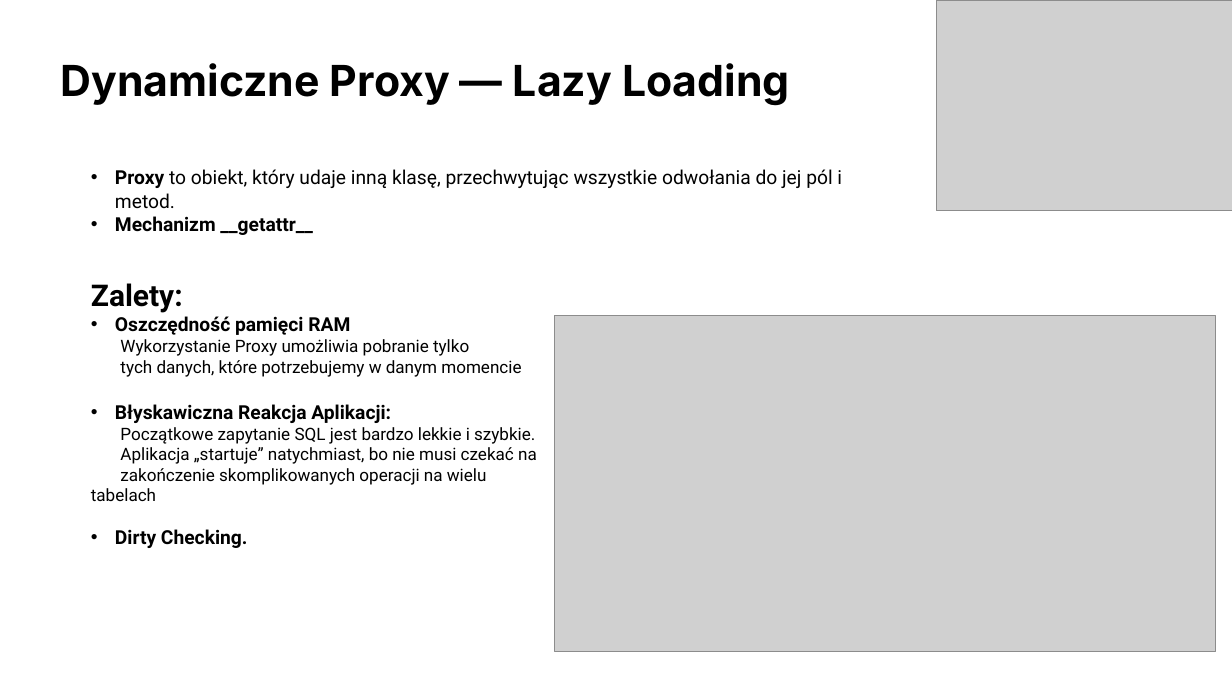
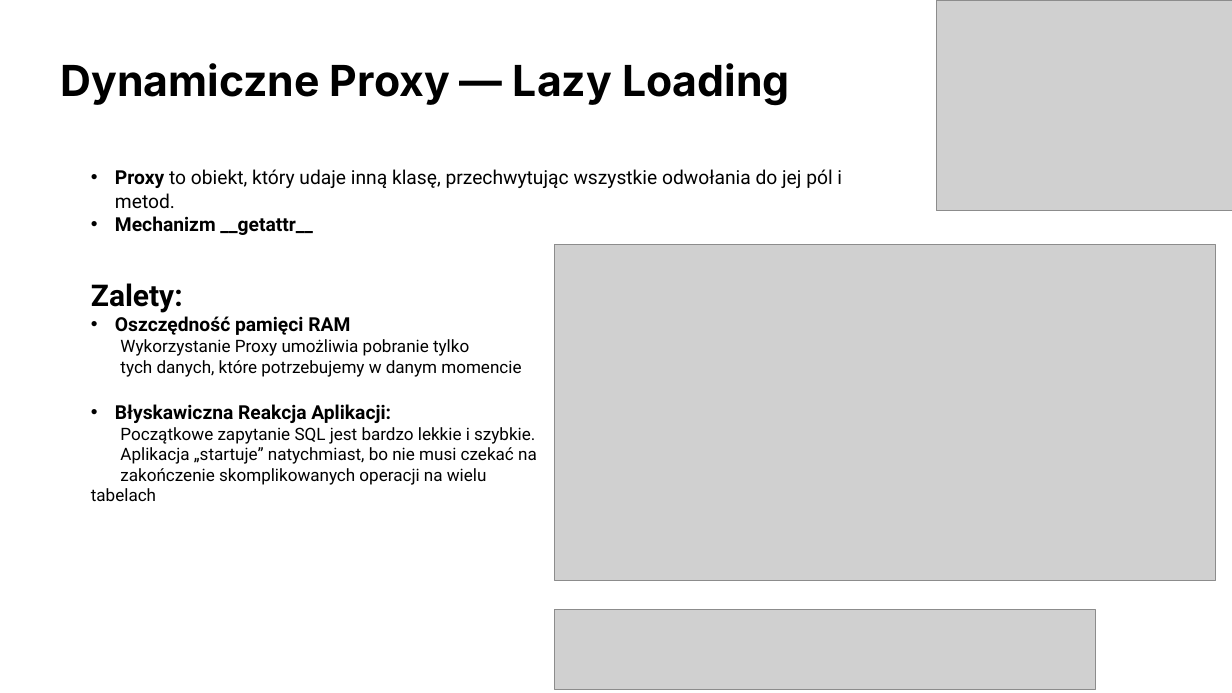
Before and after one commit to KabaKG/JPWP_ORM, a slide deck: slide 7 of ORM.pptx. Drawn at 1232x693 pixels with LibreOffice and Linux fonts; fonts in the diff are those of the drawing; grey boxes stand for pictures. Boxes give left, top, right and bottom in pixels: in the first picture for what was removed or moved away, otherwise in the second. Text is boxed around its words. In the diff, an @@ line names an element or a change of style, - is before the commit and + after.

```diff
--- a/ORM.pptx
+++ b/ORM.pptx
@@ picture: place and size @@
-picture at <box>555,316,1216,651</box>
+picture at <box>555,245,1216,581</box>
@@ text at <box>115,529,248,548</box>: paragraph removed @@
-• Dirty Checking.
@@ picture added at <box>555,609,1096,689</box> @@
```
Also in this commit, not shown: 5 other slides changed, 6 slides added, 2 slides removed, 1 other file.
